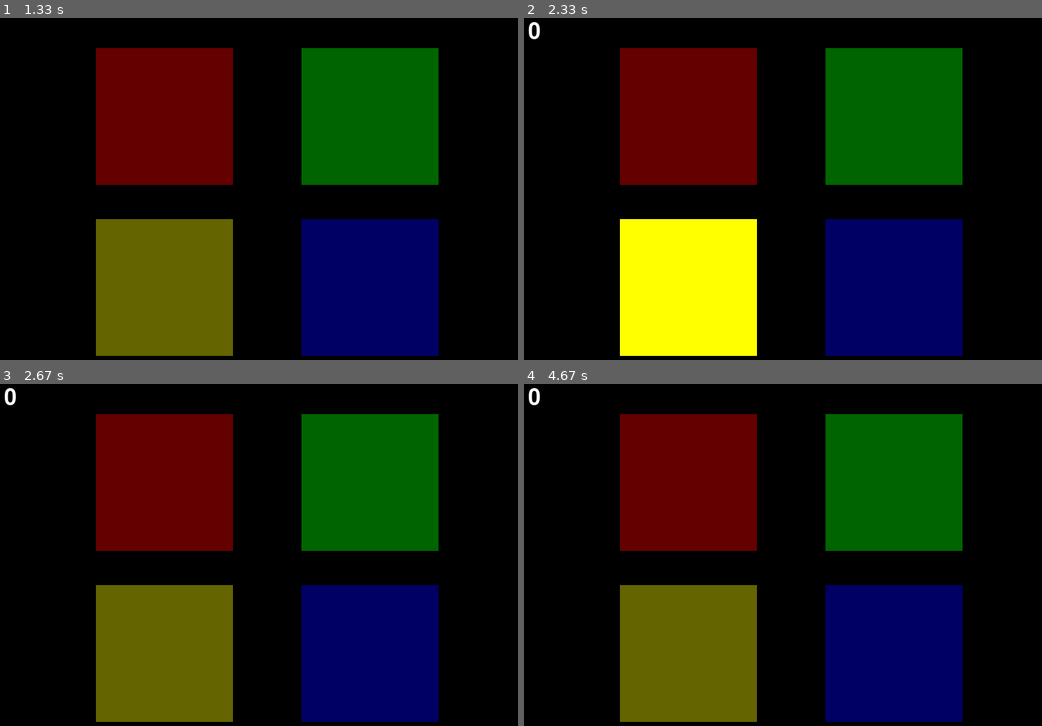
Above: before the commit, frames 1-4 (two rows, left to right).
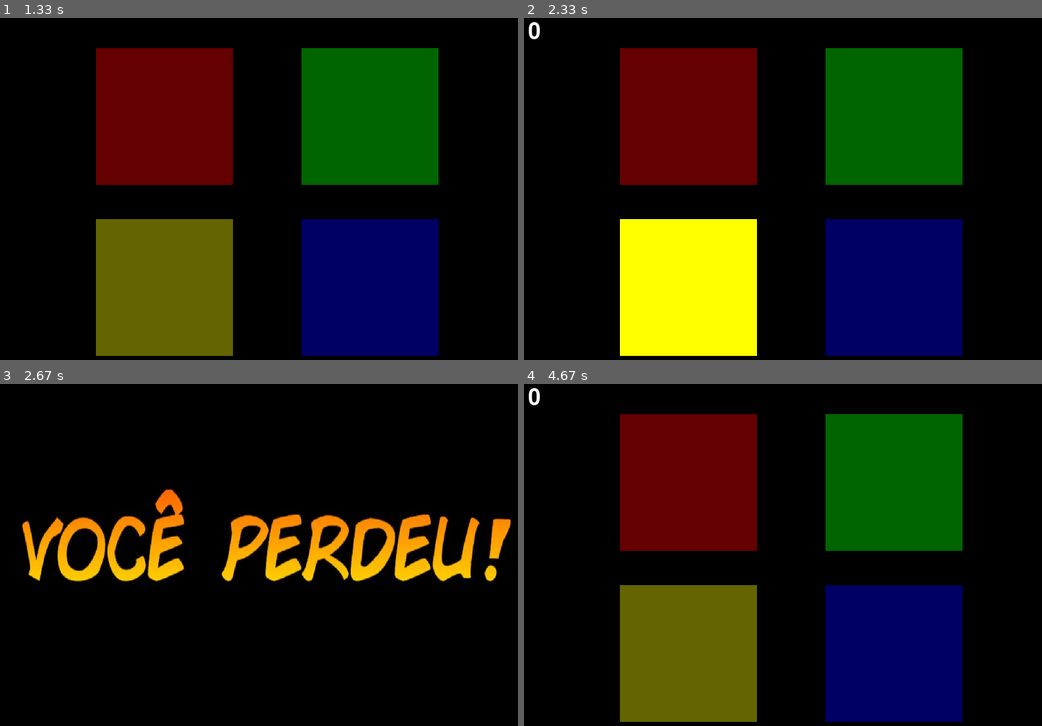
Above: after the commit, the same moments.

Repository: luccapbsaraiva/Projeto_pygame
Game: pygame game, started from Genius.py
Same seed, same stepped clock (60 frames per second), same inputs: the game is played once before the commit and once after it.
Inputs:
- Up to frame 1 (1.33 s): no input
- Up to frame 2 (2.33 s): hold A 1.4-2 s
- Up to frame 3 (2.67 s): no input
- Up to frame 4 (4.67 s): no input

Frames 1-2 are identical in both runs. In frame 3, 49% of the frame differs, in the area x 0-99%, y 1-99%; in frame 4, nothing differs.

Commit message:
implentei a imagem e o sys

Diff:
--- a/Genius.py
+++ b/Genius.py
@@ -1,5 +1,6 @@
 import pygame
 import random
+import sys
 
 pygame.init()
 
@@ -7,6 +8,8 @@
 pygame.display.set_caption('Botões')
 
 font = pygame.font.SysFont(None, 48)
+imagem = pygame.image.load("som/voceperdeu.jpg")
+imagem = pygame.transform.scale(imagem, (800, 600))
 
 
 vermelho = (100, 0, 0)
@@ -177,8 +180,11 @@
             tentativa = []
             seq = []
             seq.append(random.choice(botoes))
+            window.blit(imagem,(0,0))
+            pygame.display.update()
+            pygame.time.wait(2000)
             aguardando = False
-            pygame.time.wait(2000)
+
 
 
     if seq == tentativa:
@@ -206,3 +212,4 @@
     pygame.display.update()
 
 pygame.quit()
+sys.exit()
Binary file added: som/voceperdeu.jpg
